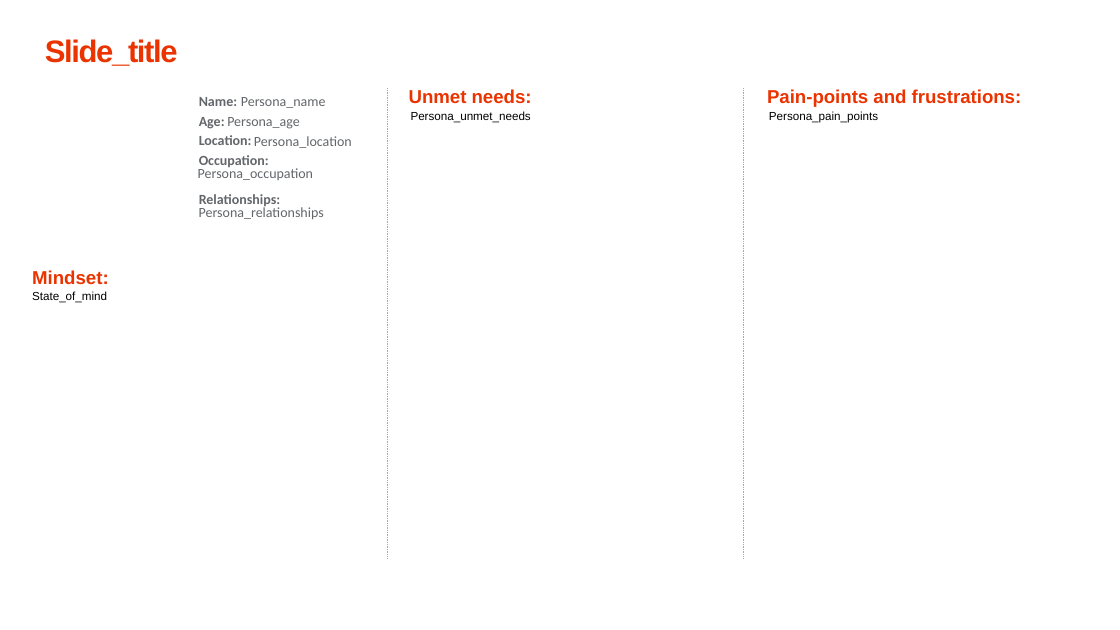
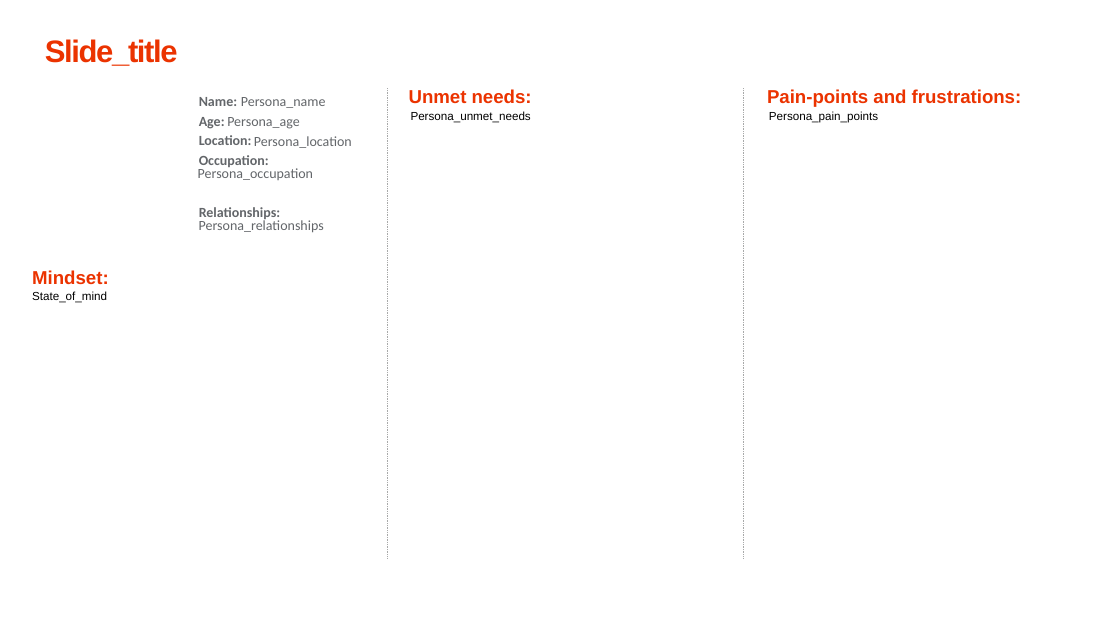
Before and after one commit to xpistos90210/templates, a slide deck: slide 1 of Persona_template.pptx. Drawn at 1120x630 pixels with LibreOffice and Linux fonts; fonts in the diff are those of the drawing. Boxes give left, top, right and bottom in pixels: in the first picture for what was removed or moved away, otherwise in the second. Text is boxed around its words. In the diff, an @@ line names an element or a change of style, - is before the commit and + after.

```diff
--- a/Persona_template.pptx
+++ b/Persona_template.pptx
@@ text "Name:" rewrapped from (199, 97, 280, 208) to (199, 97, 280, 221) @@
@@ text "Persona_relationships": place and size @@
-text "Persona_relationships" at (199, 205, 324, 219)
+text "Persona_relationships" at (199, 218, 324, 232)
```
Also in this commit, not shown: 4 slides removed.
